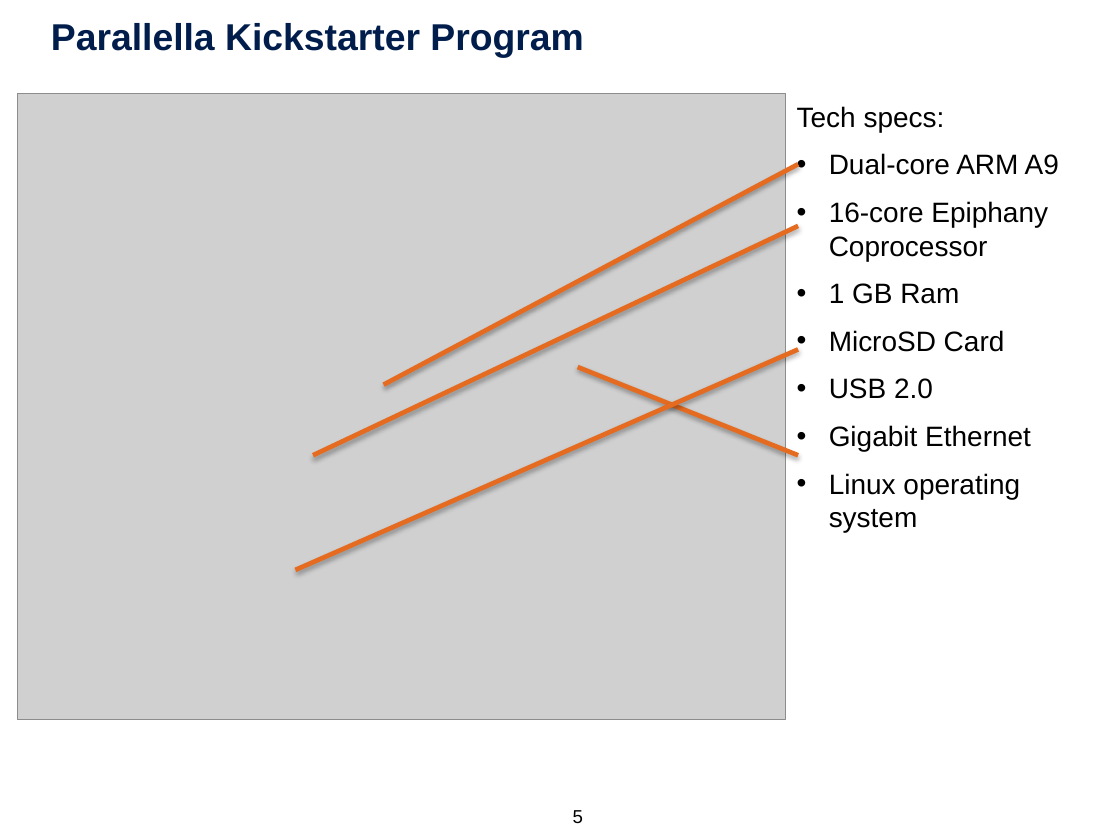
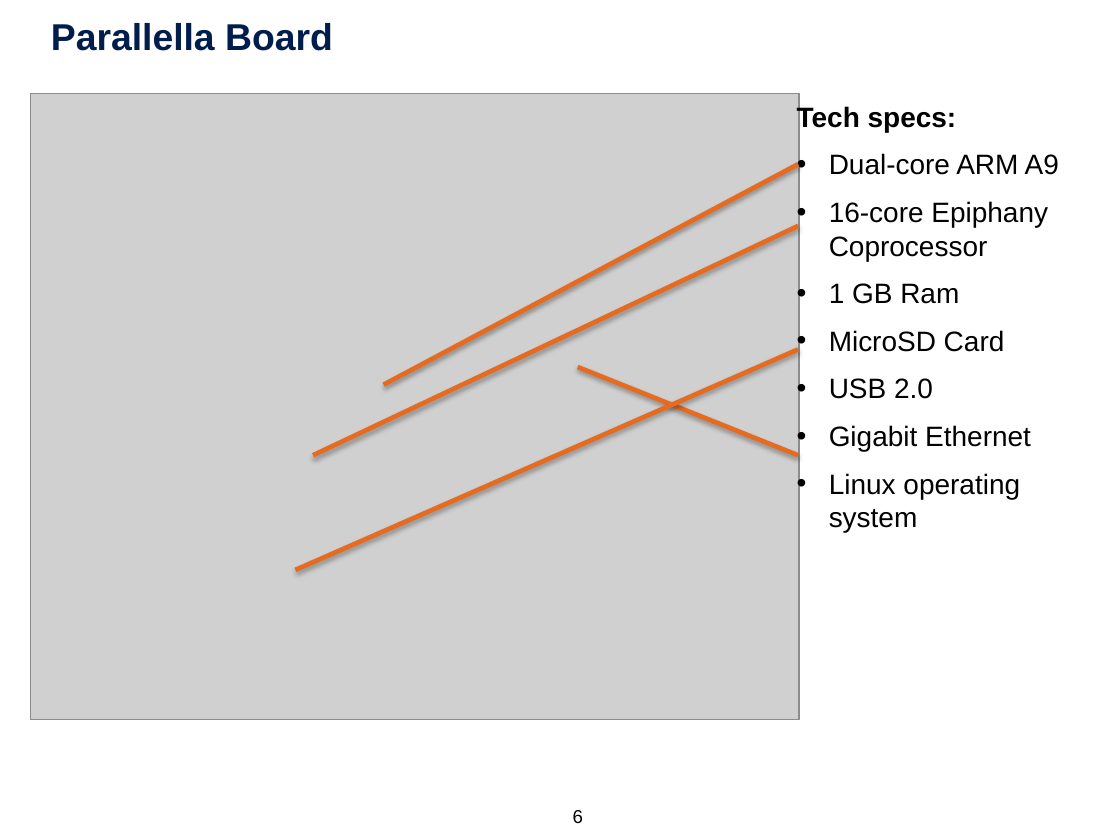
Before and after one commit to tobiashuste/parallella-hauptseminar, a slide deck: slide 6 of presentation/praesentation.pptx (slide 5 before the commit). Drawn at 1120x840 pixels with LibreOffice and Linux fonts; fonts in the diff are those of the drawing; grey boxes stand for pictures; background and template pictures are left out. Boxes give left, top, right and bottom in pixels: in the first picture for what was removed or moved away, otherwise in the second. Text is boxed around its words. In the diff, an @@ line names an element or a change of style, - is before the commit and + after.

```diff
--- a/presentation/praesentation.pptx
+++ b/presentation/praesentation.pptx
@@ title at (51, 23, 333, 51): text changed @@
-Parallella Kickstarter Program
+Parallella Board
@@ picture: place and size @@
-picture at (17, 94, 785, 720)
+picture at (31, 93, 800, 719)
@@ text at (797, 105, 957, 132): bold on in "Tech specs:" @@
@@ page number at (573, 810, 583, 823): text changed @@
-5
+6
```
Also in this commit, not shown: 2 other slides changed, 4 slides added, 8 other files.
